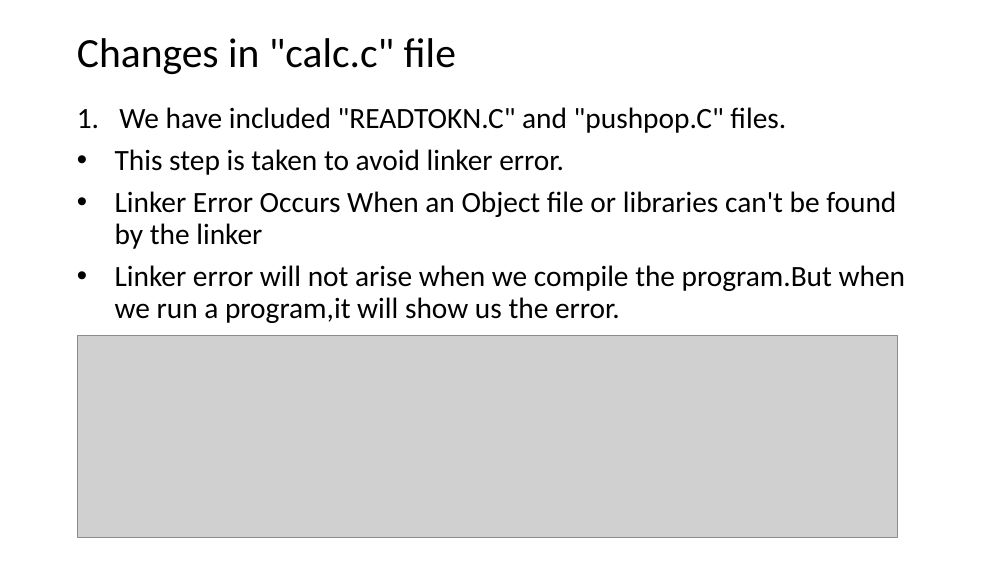
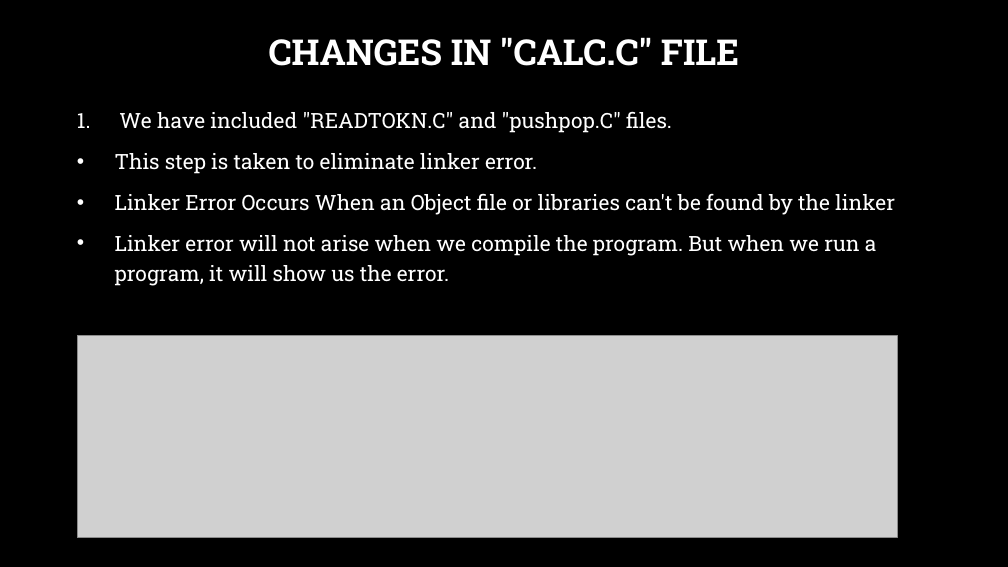
Before and after one commit to dhruvdani/CodeGladiators, a slide deck: slide 2 of Round-2.pptx. Drawn at 1008x567 pixels with LibreOffice and Linux fonts; fonts in the diff are those of the drawing; grey boxes stand for pictures; background and template pictures are left out. Boxes give left, top, right and bottom in pixels: in the first picture for what was removed or moved away, otherwise in the second. Text is boxed around its words. In the diff, an @@ line names an element or a change of style, - is before the commit and + after.

```diff
--- a/Round-2.pptx
+++ b/Round-2.pptx
@@ background #FFFFFF to picture (left out) @@
@@ title at bbox=[269, 37, 739, 66]: text changed; size 39.6 to 34 pt; font Calibri to Roboto Slab; text colour #000000 to #FFFFFF; bold on @@
-Changes in "calc.c" file
+CHANGES IN "CALC.C" FILE
@@ text at bbox=[115, 111, 895, 215]: size 28 to 20 pt, font Calibri to Roboto Slab, text colour #000000 to #FFFFFF in "We have included "READTOKN.C" and "pushpop.C" files.", "Linker Error Occurs When an Object file ..."; line spacing 0.9 to 1.2 @@
@@ text at bbox=[115, 153, 537, 174]: text changed; size 28 to 20 pt; font Calibri to Roboto Slab; text colour #000000 to #FFFFFF @@
-• This step is taken to avoid linker error.
+• This step is taken to eliminate linker error.
@@ text at bbox=[115, 235, 877, 286]: text changed; size 28 to 20 pt; font Calibri to Roboto Slab; text colour #000000 to #FFFFFF @@
-• Linker error will not arise when we compile the program.But when we run a program,it will show us the error.
+• Linker error will not arise when we compile the program. But when we run a program, it will show us the error.
```
Also in this commit, not shown: 6 other slides changed, 1 slide added.
